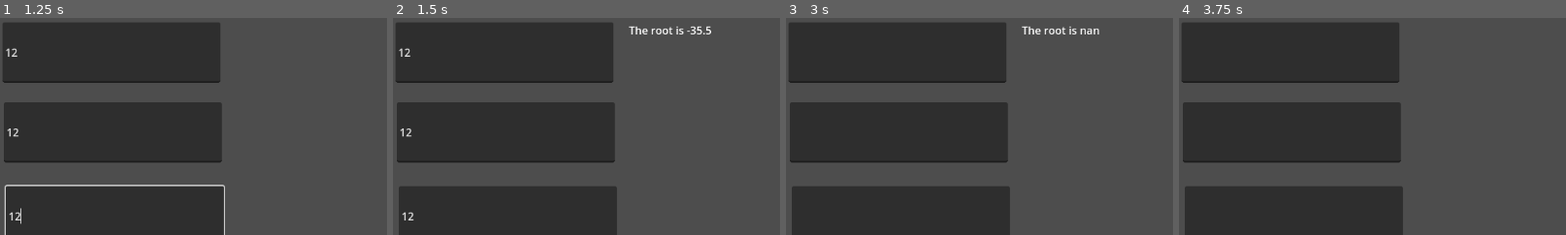
Above: before the commit, frames 1-4 (left to right).
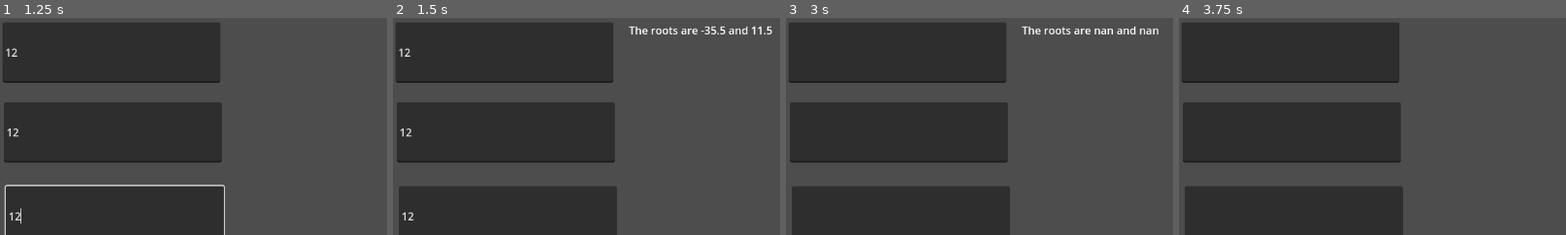
Above: after the commit, the same moments.

Repository: Tait-Sherfinski/Game-Design-I
Game: Godot game, scene res://prog_58b.tscn
Same seed, same stepped clock (60 frames per second), same inputs: the game is played once before the commit and once after it. This scene is started directly instead of the project's main scene.
Inputs (mouse positions are % of the whole screen's width and height, from its top left):
- Up to frame 1 (1.25 s): click (54, 8) at 0.52 s; type "12" at 0.6 s; click (54, 27) at 0.75 s; type "12" at 0.83 s; click (54, 46) at 0.98 s; type "12" at 1.07 s
- Up to frame 2 (1.5 s): click "Calculate" at 1.25 s
- Up to frame 3 (3 s): click "Clear" at 2 s; click "Calculate" at 2.75 s
- Up to frame 4 (3.75 s): click "Clear" at 3.5 s
The pictures show only the part of the screen within x 39-89%, y 0-50%; the shares and areas given below are measured in that part.

Frame 1 is identical in both runs. In frame 2, 0.5% of the frame differs, in the area x 72-98%, y 3-8%; in frame 3, 0.4%; in frame 4, nothing differs.

Commit message:
update 58b

Diff:
--- a/Prog58b.gd
+++ b/Prog58b.gd
@@ -15,8 +15,9 @@
 	var A = int($LineEdit.text)
 	var B = int($LineEdit2.text)
 	var C = int($LineEdit3.text)
-	var root = str(-B + (sqrt(B*B) - (4 * (A*C))) / (2 * A))
-	$lblOut.text = "The root is " + root
+	var posroot = str(-B + (sqrt(B*B) - (4 * (A*C))) / (2 * A))
+	var negroot = str(-B - (sqrt(B*B) - (4 * (A*C))) / (2 * A))
+	$lblOut.text = "The roots are " + posroot + " and " + negroot
 
 
 func _on_button_2_pressed():
@@ -24,3 +25,7 @@
 	$LineEdit2.text = ""
 	$LineEdit3.text = ""
 	$lblOut.text = ""
+
+
+func _on_button_3_pressed():
+	pass # Replace with function body.
